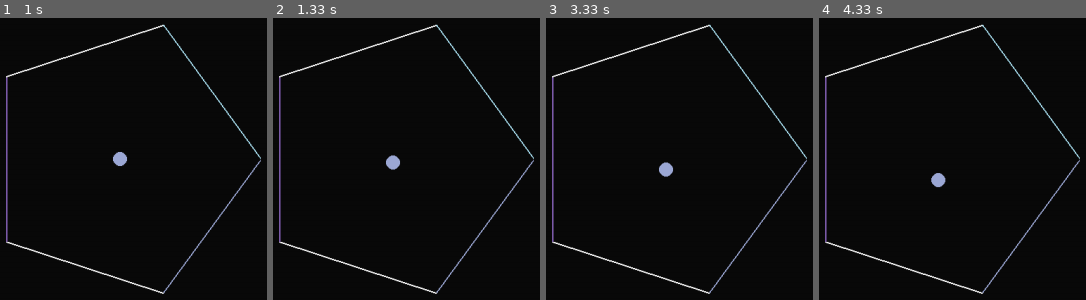
Above: before the commit, frames 1-4 (left to right).
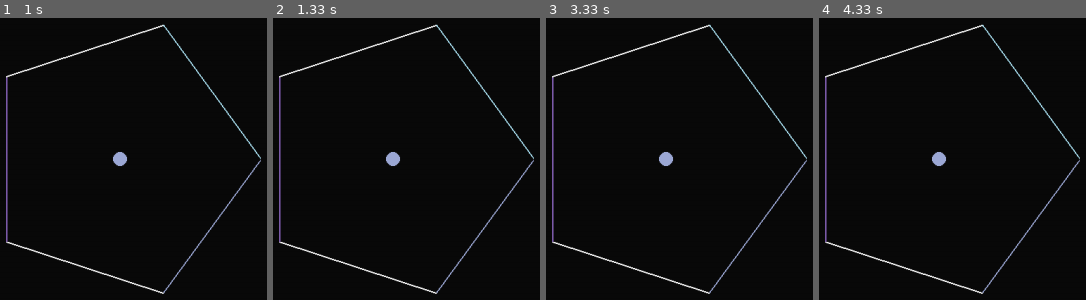
Above: after the commit, the same moments.

Repository: jwannamaker/PolyBounce
Game: pygame game, started from main.py
Two runs of this game, one before a commit and one after it. Both use one fixed random seed, a clock stepped at 60 frames per second and the inputs below.
Inputs:
- Up to frame 1 (1 s): hold D 0.33-0.8 s
- Up to frame 2 (1.33 s): no input
- Up to frame 3 (3.33 s): hold A 1.83-2.37 s
- Up to frame 4 (4.33 s): no input

Frame 1 is identical in both runs. In frame 2, 0.2% of the frame differs, in the area x 42-48%, y 47-54%; in frame 3, 0.4%; in frame 4, 0.5%, in the area x 41-48%, y 47-60%.

Commit message:
Implementing new motion semantics in Ball for collision reactions. Lots of things have to be reworked. Trying to get around the possibility of having to treat each polygon side as an individual line sprite

Diff:
--- a/ball.py
+++ b/ball.py
@@ -10,8 +10,9 @@
         self.color = color
         self.position = Vector2(CENTER)
 
-        self.velocity = Vector2()
-        self.acceleration = Vector2(GRAVITY)
+        self.speed = Vector2()
+        self.direction = Vector2()
+        # self.acceleration = Vector2(GRAVITY)
 
         self.keys_held = []
 
@@ -22,6 +23,7 @@
         pygame.draw.circle(self.image, self.color, [self.radius, self.radius], self.radius)
         self.rect = self.image.get_rect()
         self.rect.topleft = self.position - Vector2(self.radius)
+        self.prev_rect = self.rect.copy()
 
         self.mask = pygame.mask.from_surface(self.image)
 
@@ -34,6 +36,12 @@
         self.rect.topleft = self.position - Vector2(self.radius)
         surface.blit(self.image, self.rect.topleft)
 
+    def move_x(self, dx):
+        self.position.x += dx
+
+    def move_y(self, dy):
+        self.position.y -= dy
+
     # def collides_with(self, other):
         # '''
         #     Returns True is the distance from the center of the ball to the center
@@ -43,57 +51,39 @@
         # return distance <= self.radius + other.radius
         # return pygame.sprite.collide_mask(self, other)
 
-    def update(self, inner_ring):
-        # self.acceleration = GRAVITY
+    def update(self, dt):
+        self.prev_rect = self.rect.copy()
 
         # Applying any user input for movement
         if self.keys_held.count('left'):
-            self.velocity.x += -0.5  # Left is -X
+            self.speed.x += 1
         if self.keys_held.count('right'):
-            self.velocity.x += 0.5   # Right is +X
-        self.position += self.velocity
+            self.speed.x -= 1
 
         # Checking if hit left wall, correct position to be within the wall and bounce off
         if self.position.x - self.radius < 0:
             self.position.x = self.radius
-            self.velocity.x *= -0.2    # Negative to reverse direction, < 1 to simulate loss of momentum
+            self.direction.x *= -0.2    # Negative to reverse direction, < 1 to simulate loss of momentum
 
         # Checking if hit right wall
         if self.position.x + self.radius >= SCREEN_SIZE.x:
             self.position.x = SCREEN_SIZE.x - self.radius
-            self.velocity.x *= -0.2    # Bounce off with a dampening effect
+            self.direction.x *= -0.2    # Bounce off with a dampening effect
 
         # Checking if hit top wall
         if self.position.y - self.radius < 0:
             self.position.y = self.radius
-            self.velocity.y *= -0.9
+            self.direction.y *= -0.9
 
         # Checking if hit bottom wall
         if self.position.y + self.radius >= SCREEN_SIZE.y:
             self.position.y = SCREEN_SIZE.y - self.radius
-            self.velocity.y *= -0.9
+            self.direction.y *= -0.9
 
-        # Checking if hit ring, then bounce off
-        collision = pygame.sprite.collide_mask(self, inner_ring)
-        if collision:
-            offset_x = self.rect.topleft[0] - inner_ring.rect.topleft[0]
-            offset_y = self.rect.topleft[1] - inner_ring.rect.topleft[1]
-            overlap = inner_ring.mask.overlap_area(self.mask, (offset_x, offset_y))
-
-            to_center_x = self.position.distance_to((CENTER.x, 0))
-            to_center_y = self.position.distance_to((0, CENTER.y))
-
-            self.velocity.x += self.velocity.project(CENTER).x
-            self.velocity.y += self.velocity.project(CENTER).y
-            self.position -= self.velocity
-            # self.velocity.project
-
-            # self.position.x += self.velocity.x * np.cos(self.position.x)
-            # self.position.y -= self.velocity.y * np.sin(self.position.y)
-        else:
-            self.velocity += self.acceleration
-
-
+        if self.direction.magnitude() != 0:
+            self.direction.normalize_ip()
+        self.position.x += self.direction.x * self.speed.x * dt
+        self.position.y += self.direction.y * self.speed.y * dt
         self.rect.topleft = self.position - Vector2(self.radius)
 
     def add_key_held(self, key):
--- a/game.py
+++ b/game.py
@@ -15,6 +15,7 @@
         pygame.display.set_caption('Johnny Tries Physics and Stuff!')
         self.clock = pygame.time.Clock()
         self.fps = 1
+        self.dt = 0
 
         # font setup
         pygame.font.init()
@@ -37,6 +38,9 @@
     def start(self):
         self.running = True
         self.main_loop()
+
+    def set_fps(self, fps):
+        self.fps = fps
 
     def handle_user_input(self):
         '''
@@ -88,7 +92,27 @@
                     self.inner_ring.cw_rotate()
 
     def process_game_logic(self):
-        self.player_ball.update(self.inner_ring)
+        if pygame.sprite.spritecollide(self.player_ball, self.ring_group, False, pygame.sprite.collide_circle):
+            print('Collision Detected')
+            player_mask = self.player_ball.mask
+            ring_mask = self.inner_ring.mask
+            offset_x = self.player_ball.rect.topleft[0] - self.inner_ring.rect.topleft[0]
+            offset_y = self.player_ball.rect.topleft[1] - self.inner_ring.rect.topleft[1]
+
+            overlap_amount = ring_mask.overlap_area(player_mask, (offset_x, offset_y))
+            if overlap_amount >= 1:
+                # Now that we have an overlap amount, we need to calculate the
+                # normal of the collision by separating the overlap amount in the x
+                # direction and the overlap amount in the y direction
+                # overlap = ring_mask.overlap(player_mask, (offset_x, offset_y))
+                dx = ring_mask.overlap_area(player_mask, (offset_x + 1, offset_y)) - ring_mask.overlap_area(player_mask, (offset_x - 1, offset_y))
+                dy = ring_mask.overlap_area(player_mask, (offset_x, offset_y + 1)) - ring_mask.overlap_area(player_mask, (offset_x, offset_y - 1))
+                # self.player_ball.position.x =
+                # self.player_ball.position.y =
+
+                # to_center_x = self.position.distance_to((CENTER.x, 0))
+                # to_center_y = self.position.distance_to((0, CENTER.y))
+        self.player_ball.update(self.dt)
         self.inner_ring.update()
 
     def update_game_state(self):
@@ -98,7 +122,7 @@
         self.screen.blit(self.background, (0, 0))
         self.player_ball.draw(self.screen)
         self.inner_ring.draw(self.screen)
-        dt = self.clock.tick(self.fps) / 1000
+        self.dt = self.clock.tick(self.fps) / 1000
         pygame.display.flip()
 
     def main_loop(self):
--- a/main.py
+++ b/main.py
@@ -5,6 +5,7 @@
 
 def main():
     game = PolyBounce()
+    game.set_fps(12)
     game.start()
 
 if __name__ == '__main__':
--- a/polygon.py
+++ b/polygon.py
@@ -29,9 +29,9 @@
         pygame (pygame.sprite.Sprite): base class
     '''
 
-    def __init__(self, radius, N, color=random.choice(list(PALLETE.values()))):
+    def __init__(self, outer_radius, N, color=random.choice(list(PALLETE.values()))):
         super().__init__()
-        self.radius = radius
+        self.outer_radius = outer_radius
         self.color = color
         self.position = Vector2(CENTER)
         self.N = N              # number of sides
@@ -40,13 +40,15 @@
         # self.keys_held = []
 
         self.theta = self.get_theta()
+        self.radius = self.get_inradius()
         self.vertices = self.get_vertices()
-        self.image = pygame.Surface((self.radius * 2, self.radius * 2))
+        self.image = pygame.Surface((self.outer_radius * 2, self.outer_radius * 2))
         self.image.fill((0, 0, 0))
         self.image.set_colorkey((0, 0, 0))
         # pygame.draw.lines(self.image, self.color, True, self.vertices, 3)
         self.sides = self.draw_lines()
         self.rect = self.image.get_rect(center = self.position)
+        self.prev_rect = self.rect.copy()   # stores previous frame position info
 
         # get the surface from the area bounded by the shape for the mask
         self.mask = pygame.mask.from_surface(self.image)
@@ -59,12 +61,19 @@
         '''
         return (2 * np.pi) / self.N
 
+    def get_inradius(self):
+        '''
+            Returns the apothem of this regular polygon, which is the same as the
+            radius of the largest possible inscribed circle.
+        '''
+        return self.outer_radius * np.cos(self.theta)
+
     def get_vertices(self):
         vertices = []
         for i in range(self.N):
             theta = i * self.theta
-            x = (self.radius * np.cos(theta)) + self.radius
-            y = (self.radius * np.sin(theta)) + self.radius
+            x = (self.outer_radius * np.cos(theta)) + self.outer_radius
+            y = (self.outer_radius * np.sin(theta)) + self.outer_radius
             vertices.append(np.array((x, y)))
         return vertices
 
@@ -86,7 +95,7 @@
     #     return vectors
 
     def draw(self, surface):
-        blit_position = self.position - Vector2(self.radius)
+        blit_position = self.position - Vector2(self.outer_radius)
         surface.blit(self.image, blit_position)
 
     def update(self):
@@ -117,8 +126,8 @@
 
         pass
 
-    def get_normal_at(self, point):
-        # TODO: return the matrix representing the line if the point 'collides'
-        # with a side of this ring
+    # def get_normal_at(self, point):
+    #     # TODO: return the matrix representing the line if the point 'collides'
+    #     # with a side of this ring
 
-        print(str(point))
+    #     print(str(point))
